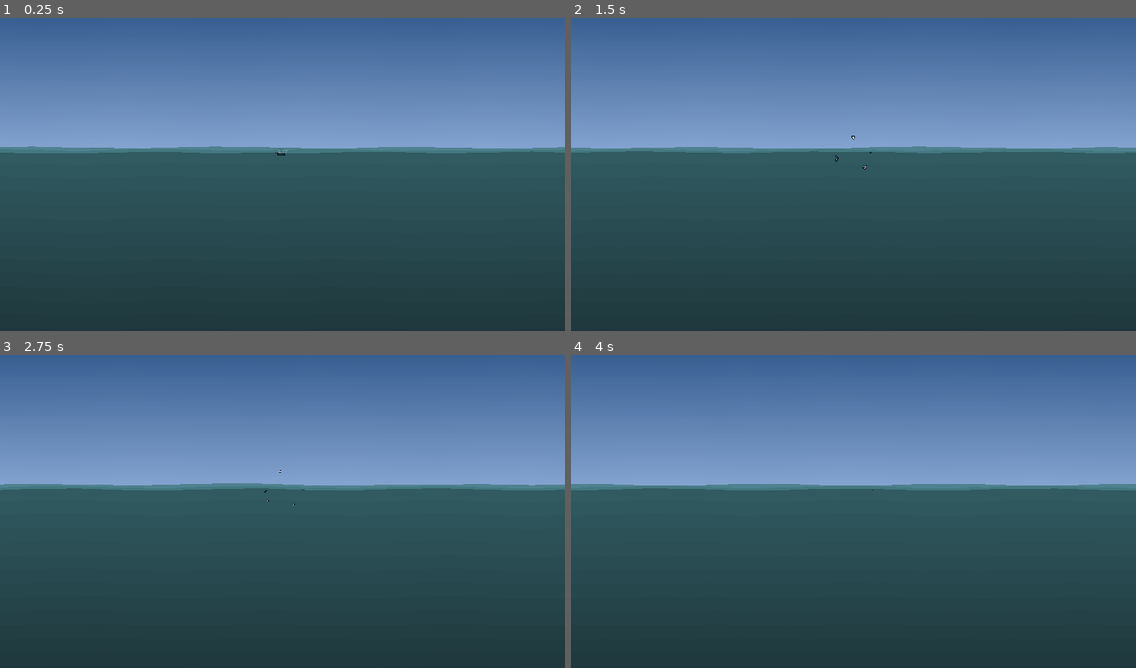
Above: before the commit, frames 1-4 (two rows, left to right).
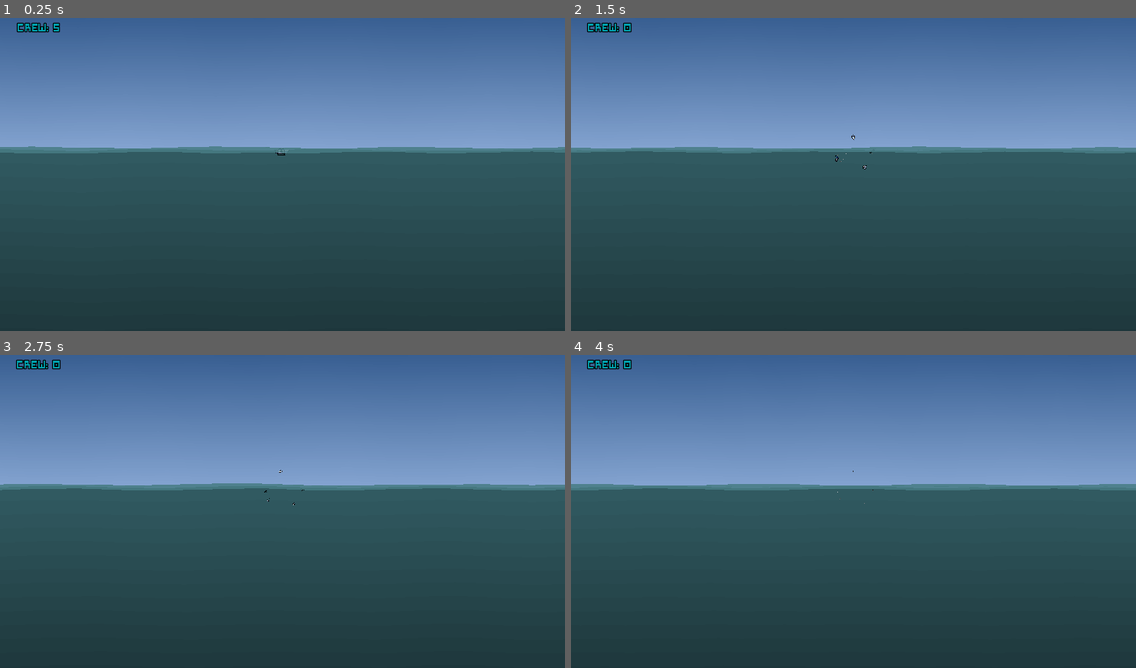
Above: after the commit, the same moments.

Repository: anomolyte/titanic_tourer
Game: Godot game, scene res://scenes/game.tscn
The game is run twice, just before and just after one commit, with the same random seed, the same clock (stepped at 60 frames per second) and the same inputs.
Inputs:
- Up to frame 1 (0.25 s): no input
- Up to frame 2 (1.5 s): tap Enter at 0.5 s; hold D (move_right) 0.53-1.28 s; tap Space (pop) at 0.6, 1.25, 1.35 s; hold S (move_down) from 1.28 s (still down)
- Up to frame 3 (2.75 s): release S (move_down) at 2.03 s; hold D (move_right) from 2.03 s (still down); tap Space (pop) at 2.1 s
- Up to frame 4 (4 s): release D (move_right) at 2.78 s; hold W (move_up) 2.78-3.53 s; tap Space (pop) at 2.85, 3.6 s; tap Enter at 3.5 s; hold A (move_left) from 3.53 s (still down)

The runs differ from the first frame. In frame 1, 0.2% of the frame differs, in the area x 2-11%, y 1-5%; in frame 2, 0.2%, in the area x 2-54%, y 1-48%; in frame 3, 0.2%; in frame 4, 0.2%.

Commit message:
final final push, added particles and ui fix

Diff:
--- a/debris/debris.gd
+++ b/debris/debris.gd
@@ -1,4 +1,6 @@
 extends Sprite2D
+
+@onready var particles = $GPUParticles2D
 
 var velocity = Vector2(1, 0)
 var move_speed = 180.0
@@ -18,3 +20,7 @@
 
 	move_speed = lerp(move_speed, 0.0, 6 * delta)
 	rotation_speed = lerp(rotation_speed, 0.0, 3 * delta)
+
+
+func _on_timer_timeout():
+	particles.emitting = false
--- a/debris/debris.tscn
+++ b/debris/debris.tscn
@@ -40,6 +40,29 @@
 "shrink": SubResource("Animation_m67bo")
 }
 
+[sub_resource type="Gradient" id="Gradient_nff7r"]
+
+[sub_resource type="GradientTexture1D" id="GradientTexture1D_cxgm1"]
+gradient = SubResource("Gradient_nff7r")
+
+[sub_resource type="Curve" id="Curve_03udv"]
+_data = [Vector2(0, 1), 0.0, 1.88178, 0, 0, Vector2(0.963855, 0.4), -3.49474, 0.0, 0, 0]
+point_count = 2
+
+[sub_resource type="CurveTexture" id="CurveTexture_5bb2v"]
+curve = SubResource("Curve_03udv")
+
+[sub_resource type="ParticleProcessMaterial" id="ParticleProcessMaterial_v6cg1"]
+lifetime_randomness = 1.0
+particle_flag_disable_z = true
+gravity = Vector3(0, 0, 0)
+orbit_velocity_min = 0.0
+orbit_velocity_max = 0.0
+scale_curve = SubResource("CurveTexture_5bb2v")
+color_ramp = SubResource("GradientTexture1D_cxgm1")
+turbulence_enabled = true
+turbulence_noise_strength = 2.0
+
 [node name="Sprite2D" type="Sprite2D"]
 texture = ExtResource("1_7ev5h")
 hframes = 5
@@ -50,3 +73,13 @@
 libraries = {
 "": SubResource("AnimationLibrary_ibemq")
 }
+
+[node name="GPUParticles2D" type="GPUParticles2D" parent="."]
+process_material = SubResource("ParticleProcessMaterial_v6cg1")
+
+[node name="Timer" type="Timer" parent="."]
+wait_time = 4.0
+one_shot = true
+autostart = true
+
+[connection signal="timeout" from="Timer" to="." method="_on_timer_timeout"]
--- a/global/game_event.gd
+++ b/global/game_event.gd
@@ -1,3 +1,4 @@
 extends Node
 
 signal camera_follow_player(y_position)
+signal crew_count(count)
--- a/player/player.gd
+++ b/player/player.gd
@@ -2,6 +2,7 @@
 
 var velocity = Vector2(0,0)
 var is_surfaced = true
+var crew_count = 5
 
 enum depth_states {DEFAULT, SUBMERGED, SURFACED}
 var depth_state = depth_states.DEFAULT
@@ -25,6 +26,9 @@
 
 
 
+func _ready():
+	GameEvent.emit_signal("crew_count", crew_count)
+	print("reviewcount")
 
 
 
@@ -78,6 +82,8 @@
 	if Input.is_action_just_pressed("pop"):
 		spawn_player_debris()
 		death()
+		crew_count = 0
+		GameEvent.emit_signal("crew_count", crew_count)
 
 func face_input_direction():
 	if velocity.x > 0:
--- a/scenes/game.tscn
+++ b/scenes/game.tscn
@@ -1,10 +1,12 @@
-[gd_scene load_steps=14 format=3 uid="uid://cmd07mrnl05kp"]
+[gd_scene load_steps=16 format=3 uid="uid://cmd07mrnl05kp"]
 
 [ext_resource type="PackedScene" uid="uid://dex42s4rxu2ob" path="res://player/player.tscn" id="1_bdfjf"]
 [ext_resource type="Script" path="res://scenes/game/camera.gd" id="1_wvq00"]
 [ext_resource type="Shader" path="res://scenes/environment/water_shader.gdshader" id="2_xfp7b"]
 [ext_resource type="Texture2D" uid="uid://83umcs14t1y7" path="res://scenes/environment/shipwreck_ground/titanic_wreck.png" id="4_lng1w"]
 [ext_resource type="AudioStream" uid="uid://bn2sogbdytxmh" path="res://audio/underwater_fx.wav" id="5_p73o5"]
+[ext_resource type="FontFile" uid="uid://3ob7i7pp25b3" path="res://ui/Symtext.ttf" id="6_581qq"]
+[ext_resource type="Script" path="res://ui/crew_counter.gd" id="8_frffy"]
 
 [sub_resource type="ShaderMaterial" id="ShaderMaterial_2kl2y"]
 shader = ExtResource("2_xfp7b")
@@ -84,3 +86,19 @@
 stream = ExtResource("5_p73o5")
 volume_db = -10.0
 autoplay = true
+
+[node name="UserInterface" type="CanvasLayer" parent="."]
+
+[node name="CrewCounter" type="Label" parent="UserInterface"]
+offset_left = 8.0
+offset_top = 10.0
+offset_right = 125.0
+offset_bottom = 36.0
+theme_override_colors/font_color = Color(0, 0.639216, 0.690196, 1)
+theme_override_colors/font_outline_color = Color(0, 0, 0, 1)
+theme_override_constants/outline_size = 6
+theme_override_fonts/font = ExtResource("6_581qq")
+text = "Crew: 5"
+horizontal_alignment = 1
+vertical_alignment = 1
+script = ExtResource("8_frffy")
--- /dev/null
+++ b/ui/crew_counter.gd
@@ -0,0 +1,9 @@
+extends Label
+
+
+func _ready():
+	GameEvent.connect("crew_count", Callable(self, "_crew_count"))
+
+func _crew_count(count):
+	text = "Crew: " + str(count)
+	print("test")
Not shown: 1 places in debris/debris.tscn that only renumber resources
Binary file added: ui/Pixels.ttf
Not shown, added: ui/Pixels.ttf.import
Binary file added: ui/Symtext.ttf
Not shown, added: ui/Symtext.ttf.import
Not shown, added: player/pla9A69.tmp
Not shown, added: player/plaB24F.tmp
